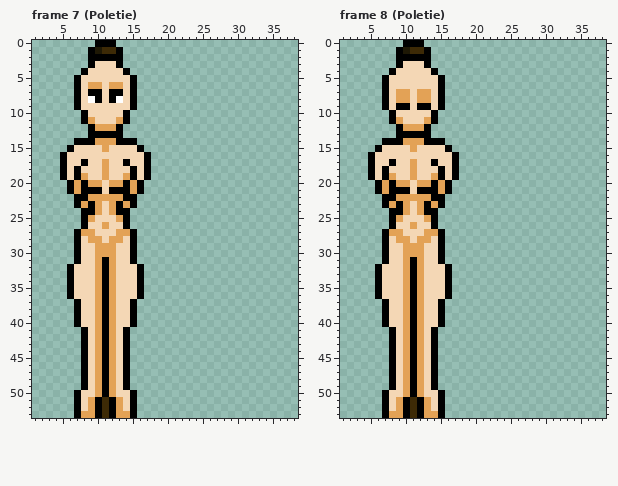
Pixel-art file -- Platformer/Assets/Images/Ase/HeroineKO.ase. This is how it looked before the edit.
54x54 pixels, 24 frames. Shown: frame 7 (Poletie): x 1..38, y 0..53; frame 8 (Poletie): x 1..38, y 0..53. The commit also changed other frames, which this record leaves out.
The result:
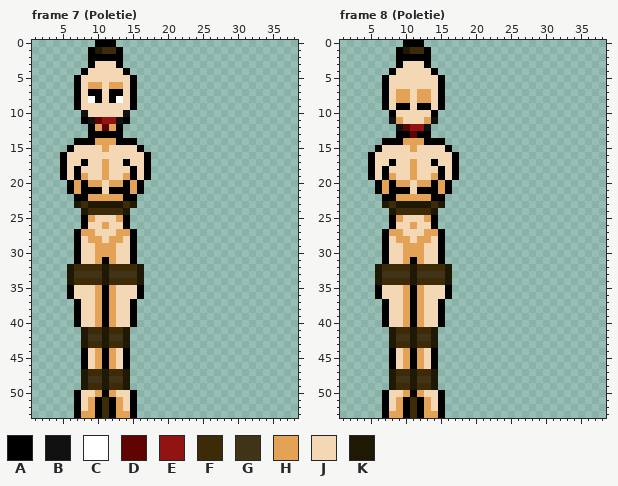
Palette (. is transparent): A #000000  B #111111  C #ffffff  D #5f0303  E #931313  F #3d2a06  G #413317  H #e3a256  J #f4d7b5  K #1e1805
Difference:
layer "TropicBondsForeKO" added
Frame 7 (Poletie), layer "TropicBondsForeKO":
The author changed colour A to colour B in row 10 at x 8 and 14.
The author changed colour H to colour B in row 11 at x 9 and 13.
The author changed colour H to colour D in row 12 at x 11.
The author changed colour J to colour D in row 11 at x 10.
The author changed colour J to colour E in row 11 at x 11 to 12.
The author changed colour A to colour F in row 24 at x 9 and 13.
The author changed colour H to colour F in row 23 at x 8 and 14; in row 24 at x 10 and 12; in row 32 at x 10 and 12; in row 34 at x 10 and 12; in row 41 at x 10 and 12; in row 43 at x 10 and 12.
The author changed colour H to colour F in row 47 at x 10 and 12; in row 49 at x 10 and 12.
The author changed colour J to colour F in row 24 at x 11; in row 32 at x 7 to 9 and 13 to 15; in row 34 at x 7 to 9 and 13 to 15; in row 41 at x 9 and 13; in row 43 at x 9 and 13; in row 47 at x 9 and 13.
The author changed colour J to colour F in row 49 at x 9 and 13.
The author changed colour H to colour G in row 33 at x 10 and 12; in row 42 at x 10 and 12; in row 48 at x 10 and 12.
The author changed colour J to colour G in row 33 at x 7 to 9 and 13 to 15; in row 42 at x 9 and 13; in row 48 at x 9 and 13.
The author changed colour A to colour K in row 23 at x 7, 9, 13 and 15; in row 24 at x 8 and 14; in rows 32 to 34 at x 6, 11 and 16; in rows 41 to 43 at x 8, 11 and 14; in rows 47 to 49 at x 8, 11 and 14.
The author changed colour H to colour K in row 23 at x 10 and 12.
The author changed colour J to colour K in row 23 at x 11.
Frame 8 (Poletie), layer "TropicBondsForeKO":
The author changed colour A to colour B in row 11 at x 8 and 14; in row 12 at x 9 and 13.
The author changed colour A to colour D in row 13 at x 11.
The author changed colour H to colour D in row 12 at x 10.
The author changed colour H to colour E in row 12 at x 11 to 12.
The author changed colour A to colour F in row 24 at x 9 and 13.
The author changed colour H to colour F in row 23 at x 8 and 14; in row 24 at x 10 and 12; in row 32 at x 10 and 12; in row 34 at x 10 and 12; in row 41 at x 10 and 12; in row 43 at x 10 and 12.
The author changed colour H to colour F in row 47 at x 10 and 12; in row 49 at x 10 and 12.
The author changed colour J to colour F in row 24 at x 11; in row 32 at x 7 to 9 and 13 to 15; in row 34 at x 7 to 9 and 13 to 15; in row 41 at x 9 and 13; in row 43 at x 9 and 13; in row 47 at x 9 and 13.
The author changed colour J to colour F in row 49 at x 9 and 13.
The author changed colour H to colour G in row 33 at x 10 and 12; in row 42 at x 10 and 12; in row 48 at x 10 and 12.
The author changed colour J to colour G in row 33 at x 7 to 9 and 13 to 15; in row 42 at x 9 and 13; in row 48 at x 9 and 13.
The author changed colour A to colour K in row 23 at x 7, 9, 13 and 15; in row 24 at x 8 and 14; in rows 32 to 34 at x 6, 11 and 16; in rows 41 to 43 at x 8, 11 and 14; in rows 47 to 49 at x 8, 11 and 14.
The author changed colour H to colour K in row 23 at x 10 and 12.
The author changed colour J to colour K in row 23 at x 11.
